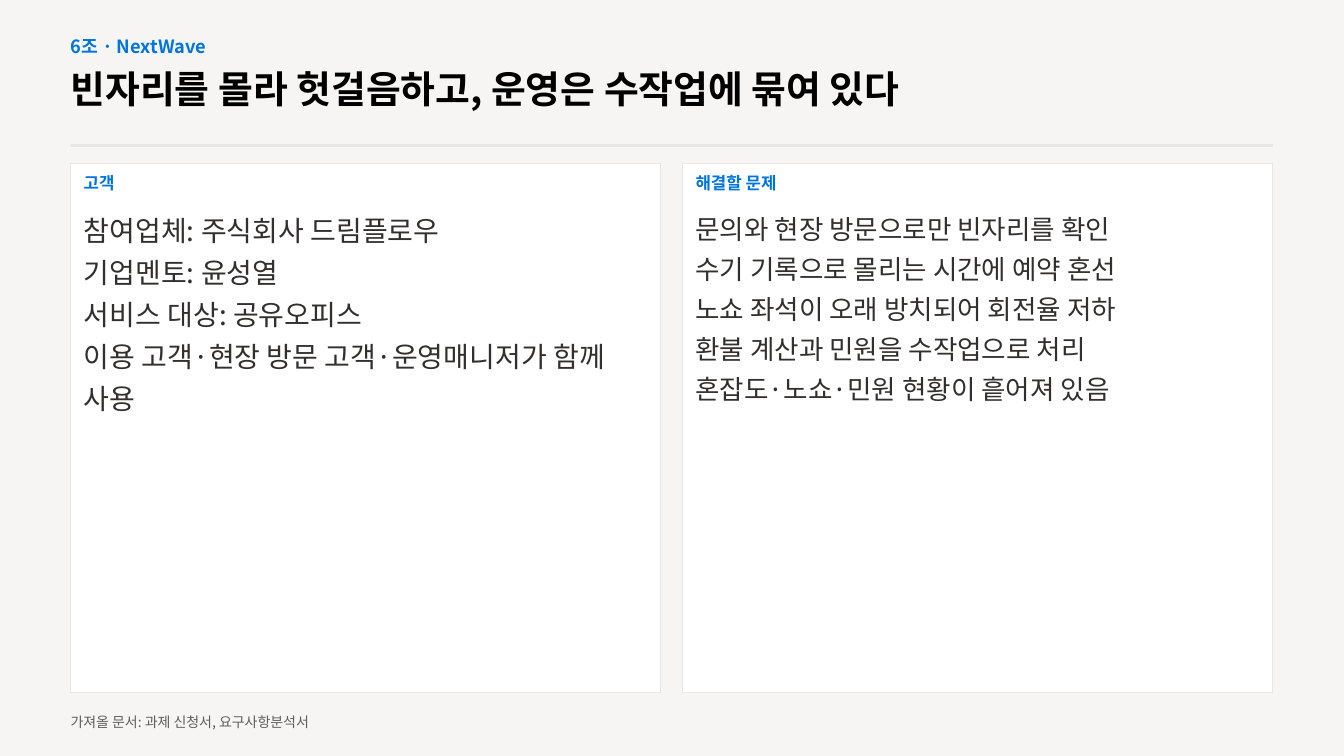
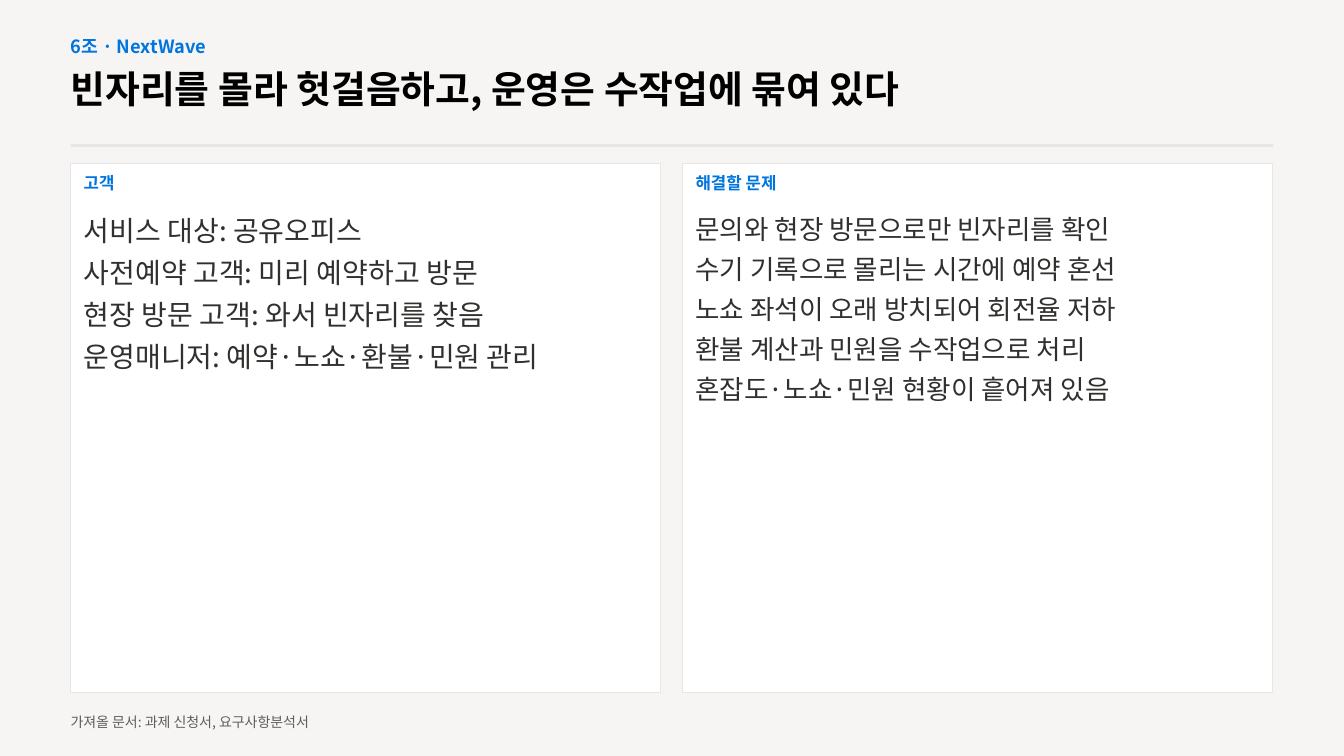
Before and after one commit to dlftjd6623-coder/nextwave, a slide deck: slide 3 of docs/발표자료_6조.pptx. Drawn at 1344x756 pixels with LibreOffice and Linux fonts; fonts in the diff are those of the drawing. Boxes give left, top, right and bottom in pixels: in the first picture for what was removed or moved away, otherwise in the second. Text is boxed around its words. In the diff, an @@ line names an element or a change of style, - is before the commit and + after.

```diff
--- a/docs/발표자료_6조.pptx
+++ b/docs/발표자료_6조.pptx
@@ text at <box>84,217,440,285</box>: paragraphs removed @@
-참여업체: 주식회사 드림플로우
-기업멘토: 윤성열
@@ text at <box>84,260,539,370</box>: text changed @@
-이용 고객·현장 방문 고객·운영매니저가 함께 사용
+사전예약 고객: 미리 예약하고 방문
+현장 방문 고객: 와서 빈자리를 찾음
+운영매니저: 예약·노쇼·환불·민원 관리
```
Also in this commit, not shown: 1 other slide changed, 1 other file.
